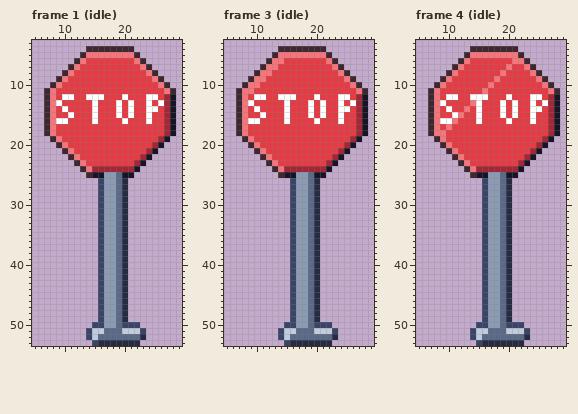
One commit to this pixel-art file: art/depths/stop-sign@75.aseprite. Above is the file before it was changed.
36x54 pixels, 4 frames. Shown: frame 1 (idle): x 5..29, y 3..53; frame 3 (idle): x 5..29, y 3..53; frame 4 (idle): x 5..29, y 3..53. The commit also changed other frames, which this record leaves out.
Now the later version:
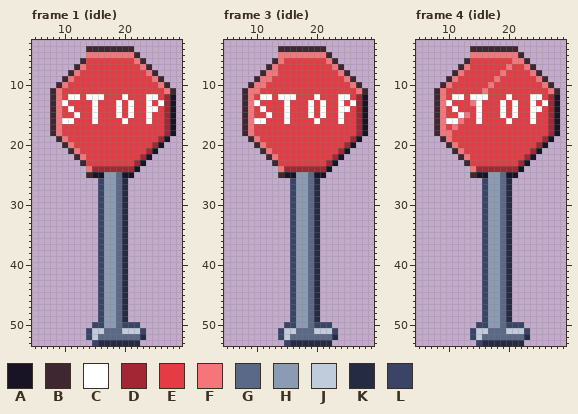
Palette (. is transparent): A #181425  B #3e2731  C #ffffff  D #a22633  E #e43b44  F #f6757a  G #5a6988  H #8b9bb4  J #c0cbdc  K #262b44  L #3a4466
Diff:
Changed rows in their new state; - is an unchanged pixel.
Frame 1 (idle):
first column x 7:
 5 ------.
 6 -----.B
 7 ----.BF
 8 ---.BF-
 9 --.BF--
10 -.BF---
11 .BF----
12 .BFE-C-
13 .BFC---
14 .BFEC--
15 .BF-EC-
16 .BF-C--
17 .BF----
18 .BF----
19 -.BF---
20 --.BF--
21 ---.BF-
22 ----.BF
23 -----.B
24 ------.
Frame 3 (idle):
first column x 7:
 5 ------.
 6 -----.B
 7 ----.B-
 8 ---.B-F
 9 --.B-F-
10 -.B-F--
11 .B-F---
12 .BFE-C-
13 .BFC---
14 .BFEC--
15 .BF-EC-
16 .BF-C--
17 .BF----
18 .BF----
19 -.BF---
20 --.BF--
21 ---.BF-
22 ----.BF
23 -----.B
24 ------.
Frame 4 (idle):
first column x 7:
 5 ------.
 6 -----.B
 7 ----.BF
 8 ---.BF-
 9 --.BF--
10 -.BF---
11 .BF----
12 .BFE-C-
13 .BFC---
14 .BFEC-E
15 .BF-ECF
16 .BF-CF-
17 .BFEF--
18 .B-F---
19 -.BF---
20 --.BF--
21 ---.BF-
22 ----.BF
23 -----.B
24 ------.
Changed places in both pictures, as pixel boxes (x1, y1, x2, y2):
changed: (44, 52, 86, 172)
changed: (236, 52, 278, 172)
changed: (428, 52, 470, 172)
